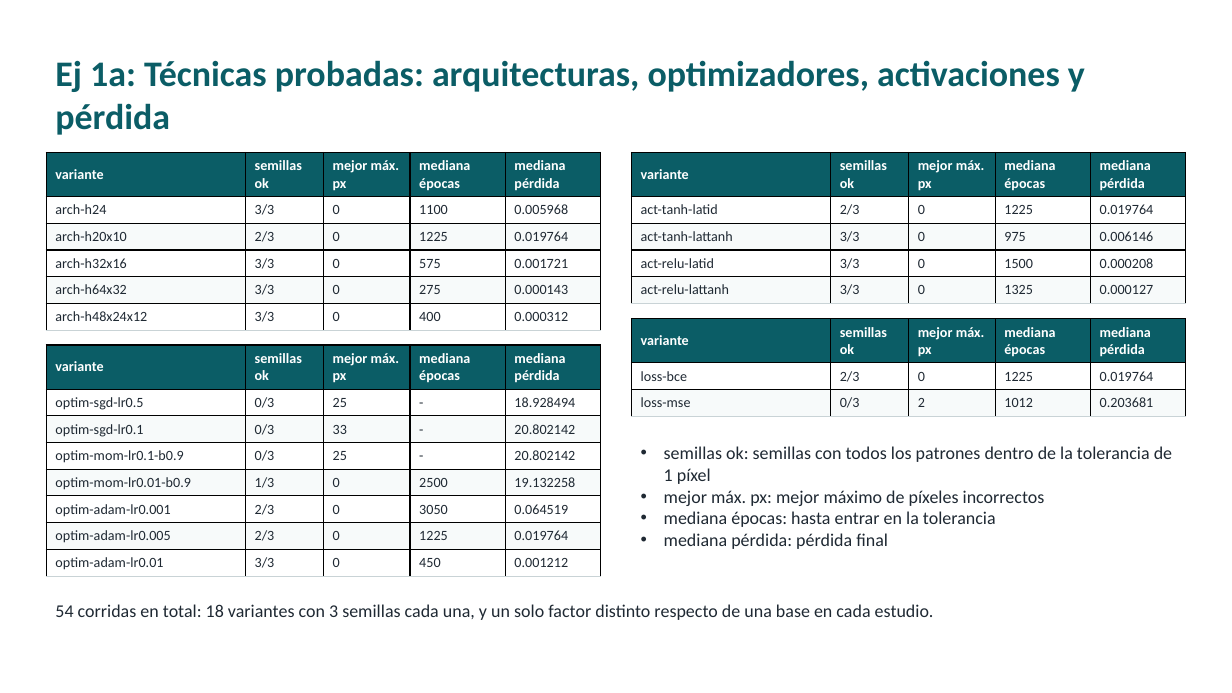
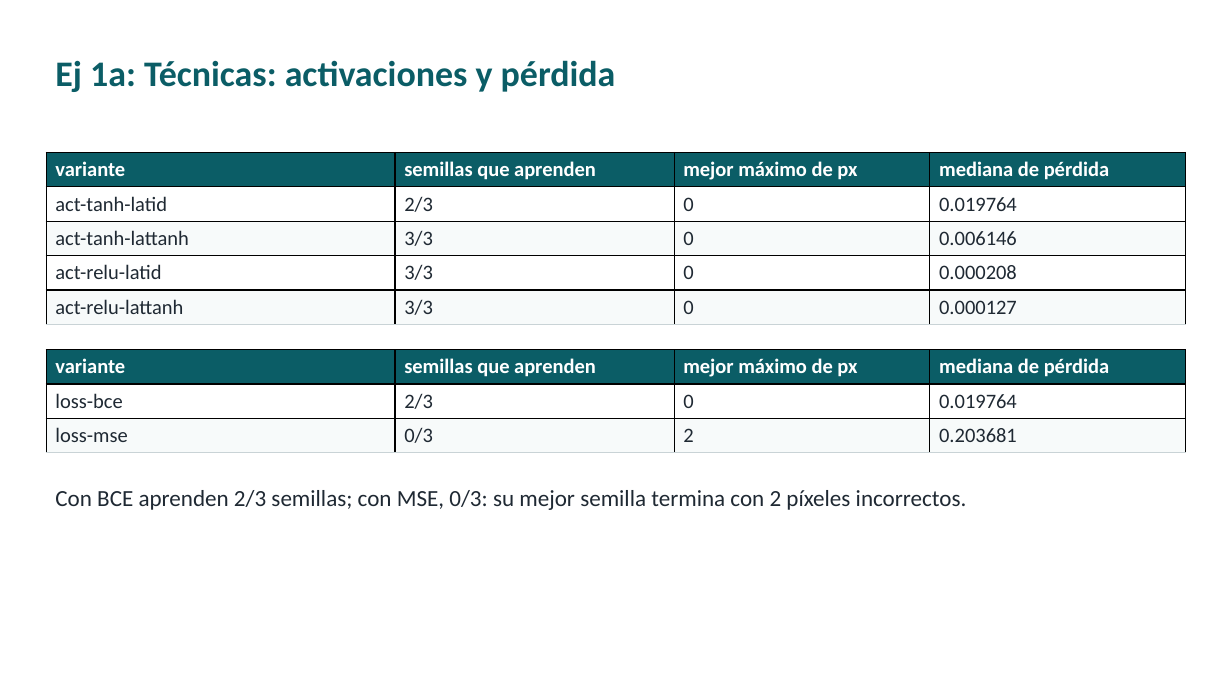
Before and after one commit to ldicandia/SIA-G3, a slide deck: slide 6 of TP5/presentacion/TP5-autoencoders.pptx (slide 4 before the commit). Drawn at 1232x693 pixels with LibreOffice and Linux fonts; fonts in the diff are those of the drawing. Boxes give left, top, right and bottom in pixels: in the first picture for what was removed or moved away, otherwise in the second. Text is boxed around its words. In the diff, an @@ line names an element or a change of style, - is before the commit and + after.

```diff
--- a/TP5/presentacion/TP5-autoencoders.pptx
+++ b/TP5/presentacion/TP5-autoencoders.pptx
@@ title at [55, 60, 616, 92]: text changed @@
-Ej 1a: Técnicas probadas: arquitecturas, optimizadores, activaciones y pérdida
+Ej 1a: Técnicas: activaciones y pérdida
@@ table at [46, 152, 1187, 322] @@
-column 2: semillas ok | 2/3 | 3/3 | 3/3 | 3/3
-column 3: mejor máx. px | 0 | 0 | 0 | 0
-column 4: mediana épocas | 1225 | 975 | 1500 | 1325
-column 5: mediana pérdida | 0.019764 | 0.006146 | 0.000208 | 0.000127
+column 2: semillas que aprenden | 2/3 | 3/3 | 3/3 | 3/3
+column 3: mejor máximo de px | 0 | 0 | 0 | 0
+column 4: mediana de pérdida | 0.019764 | 0.006146 | 0.000208 | 0.000127
@@ table: place and size @@
-table at [631, 152, 1186, 300]
+table at [46, 152, 1187, 322]
@@ table removed at [46, 152, 601, 326], 6 rows, 5 columns @@
-variante | semillas ok | mejor máx. px | mediana épocas | mediana pérdida
-arch-h24 | 3/3 | 0 | 1100 | 0.005968
-arch-h20x10 | 2/3 | 0 | 1225 | 0.019764
-arch-h32x16 | 3/3 | 0 | 575 | 0.001721
-arch-h64x32 | 3/3 | 0 | 275 | 0.000143
-arch-h48x24x12 | 3/3 | 0 | 400 | 0.000312
@@ table at [46, 349, 1187, 451] @@
-column 2: semillas ok | 2/3 | 0/3
-column 3: mejor máx. px | 0 | 2
-column 4: mediana épocas | 1225 | 1012
-column 5: mediana pérdida | 0.019764 | 0.203681
+column 2: semillas que aprenden | 2/3 | 0/3
+column 3: mejor máximo de px | 0 | 2
+column 4: mediana de pérdida | 0.019764 | 0.203681
@@ table: place and size @@
-table at [631, 319, 1186, 414]
+table at [46, 349, 1187, 451]
@@ table removed at [46, 345, 601, 574], 8 rows, 5 columns @@
-variante | semillas ok | mejor máx. px | mediana épocas | mediana pérdida
-optim-sgd-lr0.5 | 0/3 | 25 | - | 18.928494
-optim-sgd-lr0.1 | 0/3 | 33 | - | 20.802142
-optim-mom-lr0.1-b0.9 | 0/3 | 25 | - | 20.802142
-optim-mom-lr0.01-b0.9 | 1/3 | 0 | 2500 | 19.132258
-optim-adam-lr0.001 | 2/3 | 0 | 3050 | 0.064519
-optim-adam-lr0.005 | 2/3 | 0 | 1225 | 0.019764
-optim-adam-lr0.01 | 3/3 | 0 | 450 | 0.001212
@@ text removed at [664, 446, 1172, 549] @@
-• semillas ok: semillas con todos los patrones dentro de la tolerancia de 1 píxel
-• mejor máx. px: mejor máximo de píxeles incorrectos
-• mediana épocas: hasta entrar en la tolerancia
-• mediana pérdida: pérdida final
@@ text added at [55, 490, 967, 510], 18 pt, text #1F2933 @@
+Con BCE aprenden 2/3 semillas; con MSE, 0/3: su mejor semilla termina con 2 píxeles incorrectos.
@@ text removed at [55, 604, 934, 620] @@
-54 corridas en total: 18 variantes con 3 semillas cada una, y un solo factor distinto respecto de una base en cada estudio.
```
Also in this commit, not shown: 7 other slides changed, 18 slides added, 21 slides removed, 22 other files.
